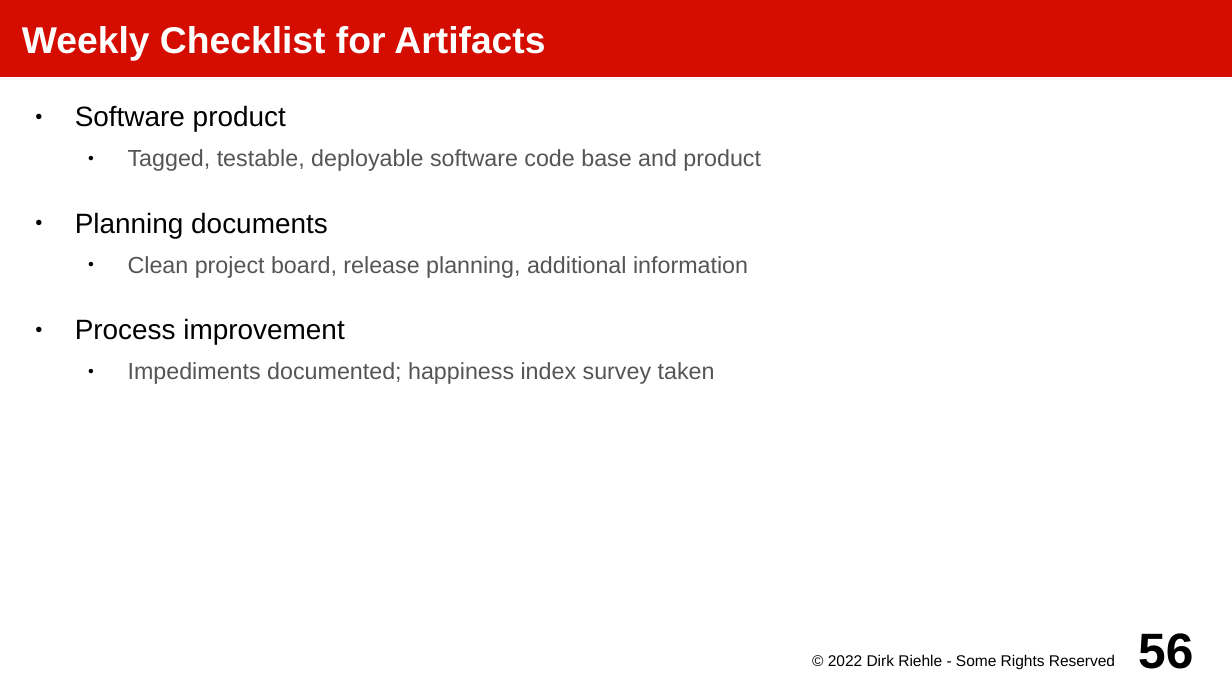
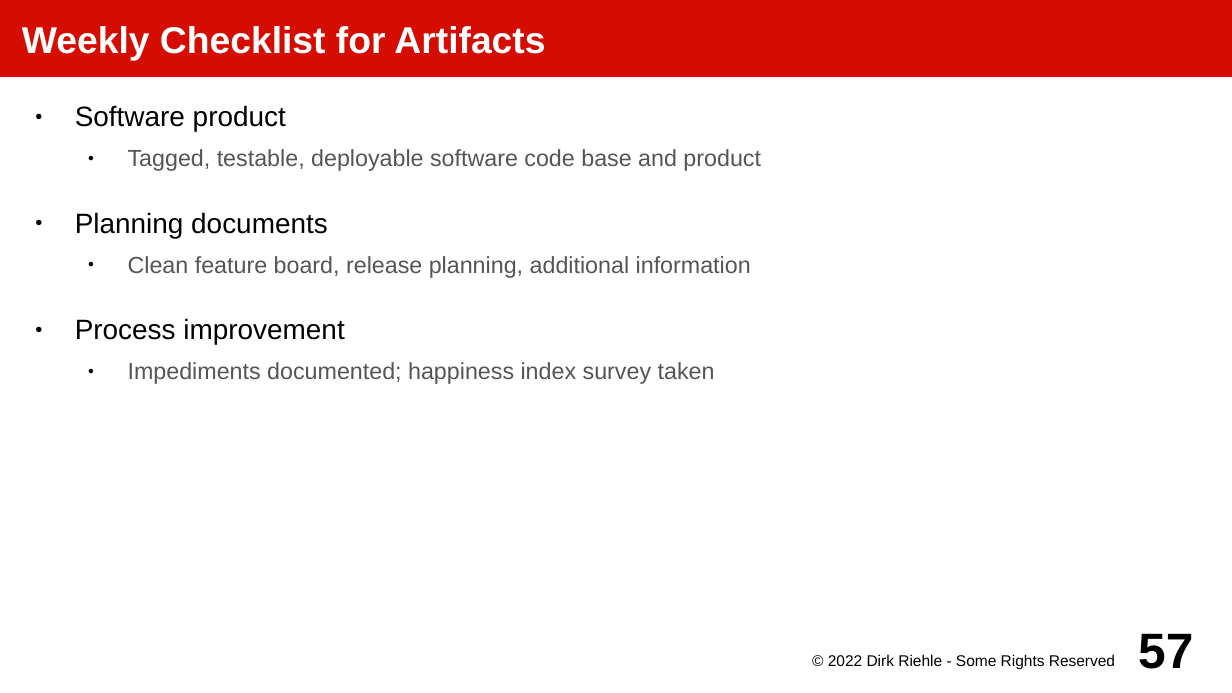
Before and after one commit to dirkriehle/amos-course, a slide deck: slide 57 of Lecture slides/AMOS A02 - Project Setup.odp (slide 56 before the commit). Drawn at 1232x693 pixels with LibreOffice and Linux fonts; fonts in the diff are those of the drawing. Boxes give left, top, right and bottom in pixels: in the first picture for what was removed or moved away, otherwise in the second. Text is boxed around its words. In the diff, an @@ line names an element or a change of style, - is before the commit and + after.

```diff
--- a/Lecture slides/AMOS A02 - Project Setup.odp
+++ b/Lecture slides/AMOS A02 - Project Setup.odp
@@ text at (x1=128, y1=256, x2=751, y2=278): text changed @@
-  ● Clean project board, release planning, additional information
+  ● Clean feature board, release planning, additional information
@@ page number at (x1=1138, y1=633, x2=1193, y2=669): text changed @@
-56
+57
```
Also in this commit, not shown: 9 other slides changed, 1 slide added, 3 other files.
